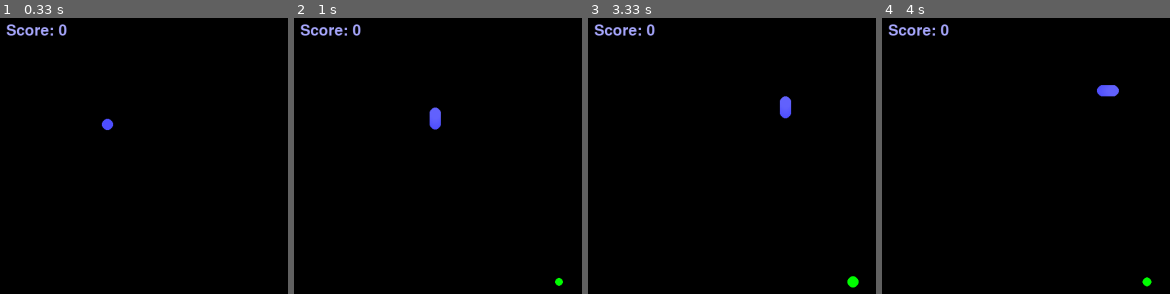
Above: before the commit, frames 1-4 (left to right).
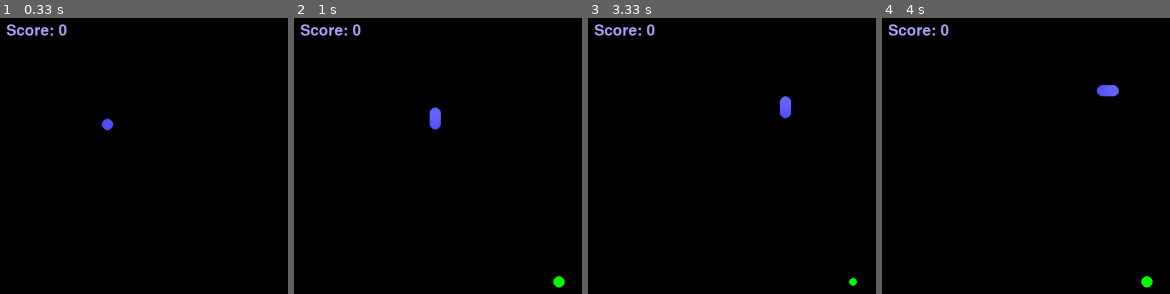
Above: after the commit, the same moments.

Repository: fredrik-andreassen/pygame-snake
Game: pygame game, started from main.py
The game is run twice, just before and just after one commit, with the same random seed, the same clock (stepped at 60 frames per second) and the same inputs.
Inputs:
- Up to frame 1 (0.33 s): no input
- Up to frame 2 (1 s): hold Right 0.33-0.8 s; hold Up from 0.83 s (still down)
- Up to frame 3 (3.33 s): release Up at 1.13 s; hold Right 1.17-1.63 s; hold Down 2.23-2.53 s; hold Left 2.57-2.97 s; hold Up from 3 s (still down)
- Up to frame 4 (4 s): release Up at 3.37 s; hold Right from 3.4 s (still down)

Frame 1 is identical in both runs. In frame 2, 0.1% of the frame differs, in the area x 89-95%, y 93-98%; in frame 3, 0.1%; in frame 4, less than 0.1%.

Commit message:
Forbedret matanimasjon

Diff:
--- a/Board.py
+++ b/Board.py
@@ -15,7 +15,7 @@
         self.available_food: list[Food] = []
 
 
-    def place_food(self, pos_x=-1, pos_y=-1):
+    def place_food(self, frame_nr, pos_x=-1, pos_y=-1):
         if pos_x < 0 or pos_y < 0:
             pos_x = random.randrange(self.step, self.surface.get_width(), self.step)
             pos_y = random.randrange(self.step, self.surface.get_height(), self.step)
@@ -26,14 +26,14 @@
                 pos_y = random.randrange(self.step, self.surface.get_height(), self.step)
                 attempts += 1
 
-        self.available_food.append(Food(self, pos_x, pos_y, (self.step / 2) - 1))
+        self.available_food.append(Food(self, frame_nr, pos_x, pos_y, (self.step / 2) - 1))
         print(f'[{self.frame_nr}] Placed food at ({pos_x}, {pos_y}) in {attempts} attempts')
 
 
-    def assess_food(self) -> None:
+    def assess_food(self, frame_nr) -> None:
         if len(self.available_food) < len(self.snakes) + 1:
             if random.random() < 0.002:
-                self.place_food()
+                self.place_food(frame_nr)
 
 
     def add_snake(self, key_mapping: dict, color: str, init_pos: tuple[int, int], score_pos: tuple[int, int]):
@@ -66,7 +66,7 @@
                     snake.grow()
                     print(f'[{self.frame_nr}] Snake {snake.id} consumed food at {food.get_pos()}')
 
-        self.assess_food()
+        self.assess_food(frame_nr)
 
 
     def draw(self, frame_nr=1):
--- a/Food.py
+++ b/Food.py
@@ -2,7 +2,8 @@
 
 
 class Food:
-    def __init__(self, board, pos_x: int, pos_y: int, radius: int, color: tuple[int, int, int] = (0, 255, 0)) -> None:
+    def __init__(self, board, init_frame_nr: int, pos_x: int, pos_y: int, radius: int, color: tuple[int, int, int] = (0, 255, 0)) -> None:
+        self.init_frame_nr = init_frame_nr
         self.board = board
         self.pos_x, self.pos_y = pos_x, pos_y
         self.radius = radius
@@ -16,5 +17,6 @@
 
 
     def draw(self, frame_nr: int=1) -> None:
-        r = self.radius + (math.sin(frame_nr / 30) * 1.5)
+        age = frame_nr - self.init_frame_nr
+        r = self.radius + (math.sin(age / 30) * 1.5)
         pygame.draw.circle(self.board.surface, self.color, self.get_pos(), r)
